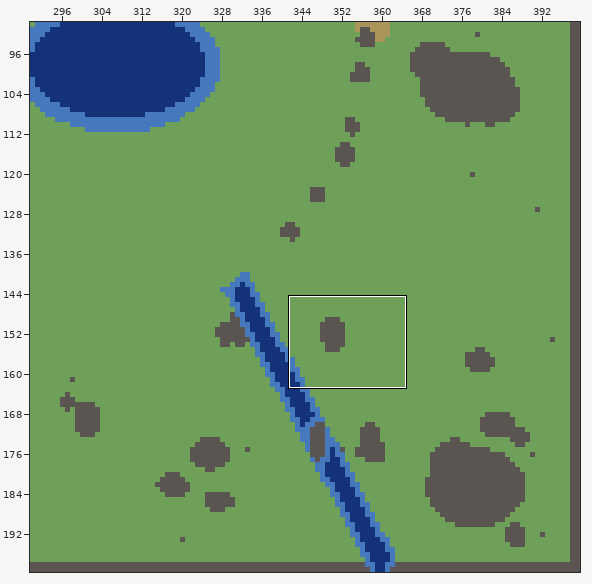
Two versions of a level (Tiled map (JSON), packages/content/maps-src/long-sweep.tmj). The first picture is a wide view before the edit; the outline marks the close-up.
Close-up. Before:
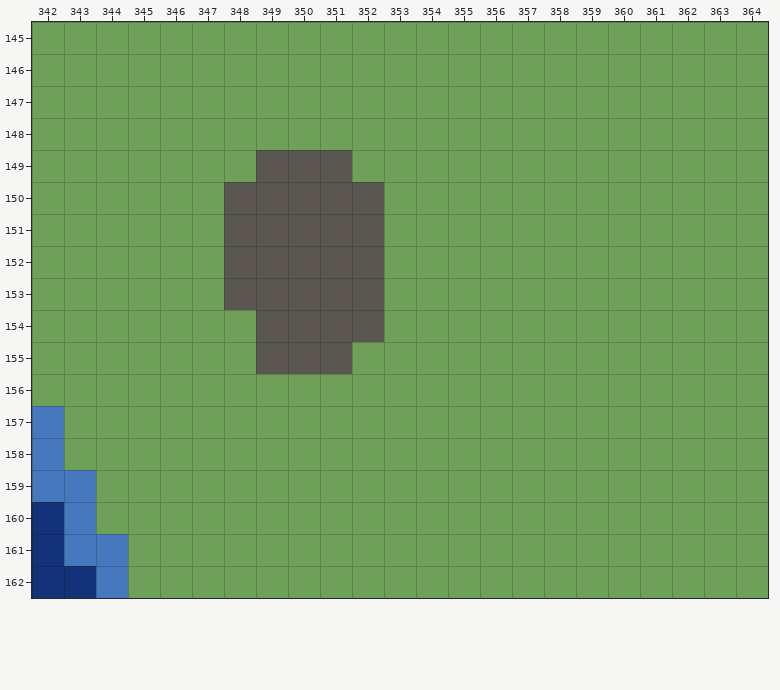
Cells are 32x32 px. Shown: x 342..364, y 145..162. The commit also changed other parts of the map, which this record leaves out.
The result:
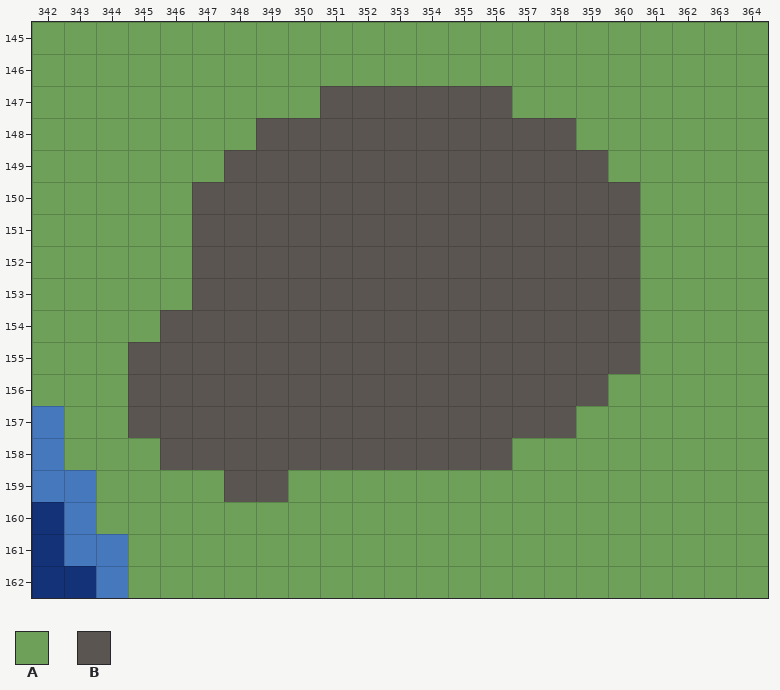
Key: from "zones": A 0, B 2.
_ is an empty cell.
Tiles replaced or removed in this view: A.
Change:
Changed rows in their new state; . is an unchanged cell.
Layer "terrain":
first column x 345:
147 ......BBBBBB....
148 ....BBBBBBBBBB..
149 ...B...BBBBBBBB.
150 ..B.....BBBBBBBB
151 ..B.....BBBBBBBB
152 ..B.....BBBBBBBB
153 ..B.....BBBBBBBB
154 .BBB....BBBBBBBB
155 BBBB...BBBBBBBBB
156 BBBBBBBBBBBBBBB.
157 BBBBBBBBBBBBBB..
158 .BBBBBBBBBBB....
159 ...BB...........
Pixel boxes of the changes (left, top, right, bottom) in both close-ups:
changed: (128, 86, 640, 502)
